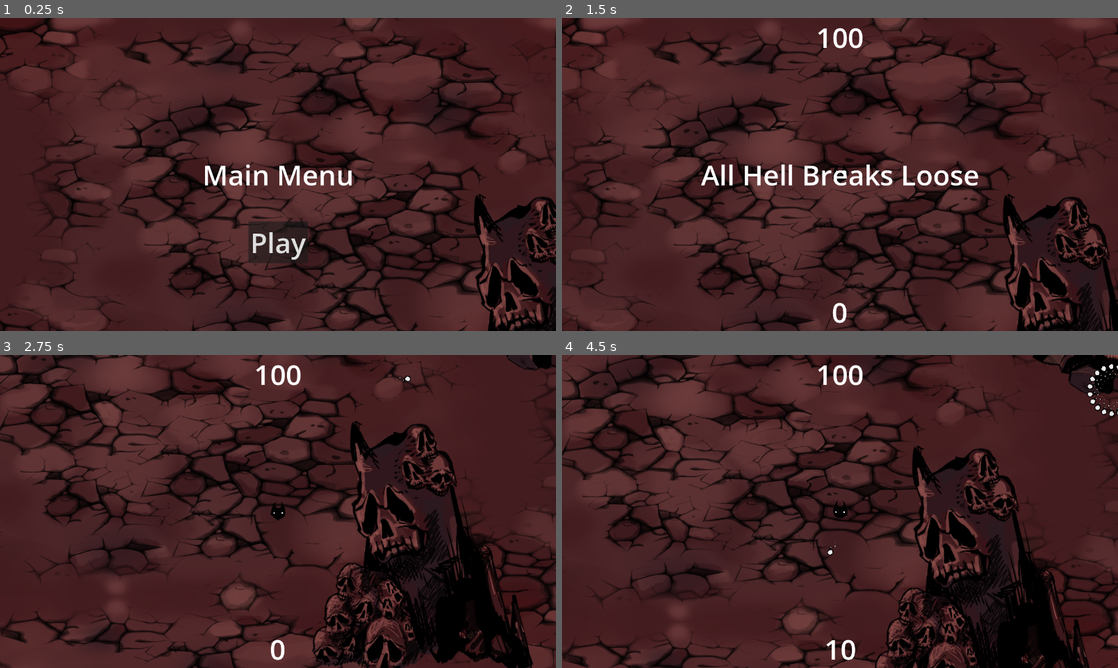
Above: before the commit, frames 1-4 (two rows, left to right).
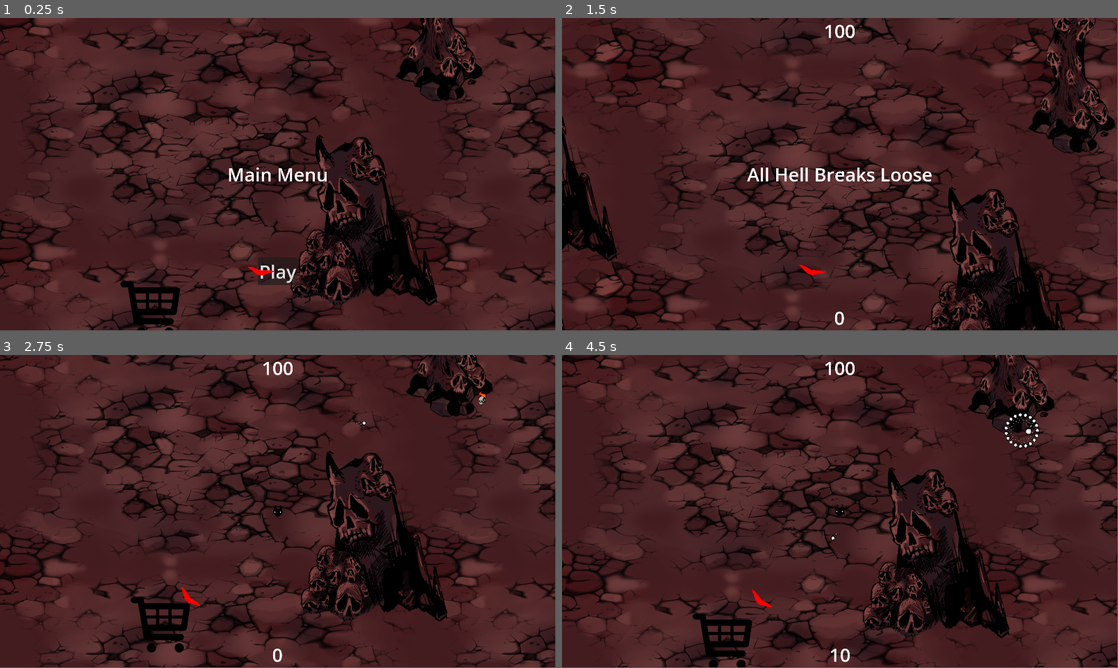
Above: after the commit, the same moments.

Repository: Evanev7/stellub
Game: Godot game, scene res://scenes/levels/main.tscn
The game is run twice, just before and just after one commit, with the same random seed, the same clock (stepped at 60 frames per second) and the same inputs. The engine's default icon, where the game draws it, is replaced by a stand-in: a white triangle on a blue panel in a dark square.
Inputs (mouse positions are in pixels of both pictures, inside the frame that each line leads up to):
- Up to frame 1 (0.25 s): no input
- Up to frame 2 (1.5 s): click "Play" at 0.5 s; tap Enter at 1.25 s; move the mouse to (962, 158) at 1.27 s; hold D (move_right) from 1.28 s (still down); click (962, 158) at 1.35 s
- Up to frame 3 (2.75 s): move the mouse to (166, 527) at 2.02 s; release D (move_right) at 2.03 s; hold S (move_down) from 2.03 s (still down); tap Shift (walk) at 2.1 s
- Up to frame 4 (4.5 s): move the mouse to (895, 442) at 2.77 s; release S (move_down) at 2.78 s; hold D (move_right) 2.78-3.5 s; hold R 2.78-3.5 s; click "Shot spread decrease" at 3.5 s; move the mouse to (812, 574) at 4.27 s; hold W (move_up) from 4.28 s (still down); click (812, 574) at 4.35 s
In our replay, the window is 800x450 before the commit and 799x449 after it. These sizes can differ from the game's own. Grey fills any space a smaller window leaves; there, only what the larger window draws over its background counts as a difference.

The runs differ from the first frame. In frame 1, 38% of the frame differs, in the area x 0-100%, y 0-100%; in frame 2, 41%; in frame 3, 41%; in frame 4, 42%.

Commit message:
Added an objective marker with temporary textures

Diff:
--- a/project.godot
+++ b/project.godot
@@ -21,8 +21,8 @@
 
 [display]
 
-window/size/viewport_width=1280
-window/size/viewport_height=720
+window/size/viewport_width=1920
+window/size/viewport_height=1080
 
 [input]
 
--- a/resources/enemy/demon_dog.tres
+++ b/resources/enemy/demon_dog.tres
@@ -15,7 +15,7 @@
 VALUE = 2
 FLIP_H = false
 FLOATING = false
-SCALE = Vector2(0.7, 0.7)
+SCALE = Vector2(1.5, 1.5)
 COLLISION_ROTATION = 0.0
 HITBOX = ExtResource("3_qc0to")
 HURTBOX = ExtResource("3_qc0to")
--- /dev/null
+++ b/scenes/UI/objective_marker.tscn
@@ -0,0 +1,15 @@
+[gd_scene load_steps=3 format=3 uid="uid://d05swenhbbosd"]
+
+[ext_resource type="Script" path="res://scripts/objective_marker.gd" id="1_c6rh4"]
+[ext_resource type="Texture2D" uid="uid://bw0olwfct1s4n" path="res://art/objects/arrow-temp.png" id="1_uirfi"]
+
+[node name="ObjectiveMarker" type="CanvasLayer"]
+script = ExtResource("1_c6rh4")
+
+[node name="Arrow-temp-scale" type="Node2D" parent="."]
+scale = Vector2(0.2, 1)
+
+[node name="Arrow-temp" type="Sprite2D" parent="Arrow-temp-scale"]
+rotation = -2.35619
+scale = Vector2(0.15, 0.15)
+texture = ExtResource("1_uirfi")
--- a/scenes/levels/main.tscn
+++ b/scenes/levels/main.tscn
@@ -18,6 +18,8 @@
 [ext_resource type="PackedScene" uid="uid://cu0upewcndo61" path="res://scenes/objects/mountain_small.tscn" id="15_c0t5p"]
 [ext_resource type="PackedScene" uid="uid://7pekoii3l4xw" path="res://scenes/objects/pillar.tscn" id="16_msr33"]
 [ext_resource type="PackedScene" uid="uid://j8g4suxt2pa2" path="res://scenes/objects/mountain_large.tscn" id="17_7v7se"]
+[ext_resource type="PackedScene" uid="uid://cp7lho542gmeu" path="res://scenes/objects/shop.tscn" id="19_7dm3m"]
+[ext_resource type="PackedScene" uid="uid://d05swenhbbosd" path="res://scenes/UI/objective_marker.tscn" id="20_tncsu"]
 
 [node name="Main" type="Node"]
 script = ExtResource("1_jwdk3")
@@ -29,6 +31,9 @@
 
 [node name="YSort" type="Node2D" parent="."]
 y_sort_enabled = true
+
+[node name="Shop" parent="YSort" instance=ExtResource("19_7dm3m")]
+position = Vector2(526, 1006)
 
 [node name="TerrainGenerator" parent="YSort" node_paths=PackedStringArray("tile_map", "ysorter") instance=ExtResource("11_0axk0")]
 tile_map = NodePath("../TileMap")
@@ -69,6 +74,9 @@
 
 [node name="upgradeHUD" parent="." instance=ExtResource("4_ls5jb")]
 
+[node name="ObjectiveMarker" parent="." node_paths=PackedStringArray("arrow_target") instance=ExtResource("20_tncsu")]
+arrow_target = NodePath("../YSort/Shop")
+
 [connection signal="fire_bullet" from="YSort/Player" to="." method="_on_fire_bullet"]
 [connection signal="level_up" from="YSort/Player" to="." method="_on_player_level_up"]
 [connection signal="player_death" from="YSort/Player" to="." method="_on_player_player_death"]
--- /dev/null
+++ b/scenes/objects/shop.tscn
@@ -0,0 +1,8 @@
+[gd_scene load_steps=2 format=3 uid="uid://cp7lho542gmeu"]
+
+[ext_resource type="Texture2D" uid="uid://dmt4xfkah372h" path="res://art/objects/shop-temp.png" id="1_icqde"]
+
+[node name="Shop" type="Node2D"]
+
+[node name="Shop" type="Sprite2D" parent="."]
+texture = ExtResource("1_icqde")
--- /dev/null
+++ b/scripts/objective_marker.gd
@@ -0,0 +1,32 @@
+extends CanvasLayer
+
+@export var arrow_target: Node2D
+@export var width_ratio: float = 2
+@export var screen_height_ratio: float = 0.35
+@export var margin: int = 100
+
+var screen_size
+var screen_centre
+var distance
+
+func _ready():
+	get_viewport().connect("size_changed",_on_screen_size_changed)
+	_on_screen_size_changed()
+
+func _process(delta):
+	var direction = arrow_target.position - GameState.player.position
+	distance = direction.length()
+	rotation = direction.angle()
+	direction.x /= width_ratio
+	direction = direction.normalized()
+	direction.x *= width_ratio
+	direction *= screen_height_ratio * screen_size.x/2
+	offset = screen_centre + direction
+	if direction.length() <= distance - margin:
+		show()
+	else:
+		hide()
+
+func _on_screen_size_changed():
+	screen_size = get_viewport().size
+	screen_centre = Vector2(screen_size / 2)
--- a/scripts/player.gd
+++ b/scripts/player.gd
@@ -86,6 +86,7 @@
 # When the game starts, set the default values and show the player.
 func start():
 	set_default_stats()
+	print("the thing")
 	show()
 	set_physics_process(true)
 	hp = hp_max
--- /dev/null
+++ b/scripts/shop_arrow_pointer.gd
@@ -0,0 +1 @@
+extends Sprite2D
--- a/scripts/terrain_generator.gd
+++ b/scripts/terrain_generator.gd
@@ -47,6 +47,7 @@
 			coords.x += randf_range(0,tile_size.x)
 			coords.y += randf_range(0,tile_size.y)
 			var object = objects[index].instantiate()
+			object.add_to_group("terrain")
 			object.position = coords
 			ysorter.add_child(object)
 
Binary file added: art/objects/arrow-temp.png
Not shown, added: art/objects/arrow-temp.png.import
Binary file added: art/objects/shop-temp.png
Not shown, added: art/objects/shop-temp.png.import
Not shown: 1 places in scenes/levels/main.tscn that only renumber resources
